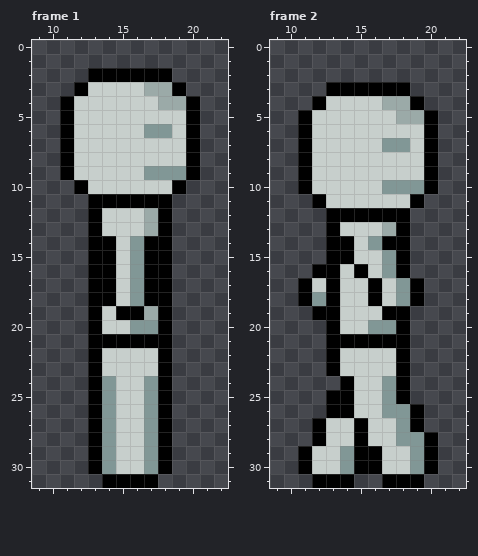
Edited in one commit: pixel-art file (ProjectAssets/Character/Aseprite/Skeleton/Skeleton_Walk_Horizontal.aseprite). Above, as it was before the edit.
32x32 pixels, 2 frames. Shown: frame 1: x 9..22, y 0..31; frame 2: x 9..22, y 0..31.
And afterwards:
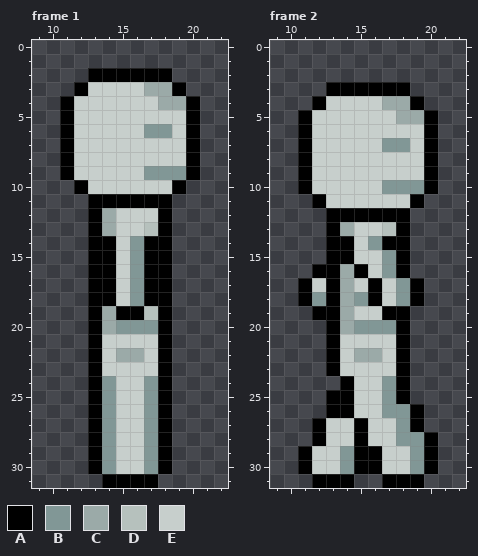
Palette (. is transparent): A #000000  B #819796  C #9baaa8  D #b6c1bd  E #c7cfcc
The exact change:
Frame 1, layers "Right Leg", "Body":
The author changed colour E to colour B in row 20 at x 15.
The author changed colour E to colour C in rows 12 to 13 at x 14; in rows 19 to 20 at x 14; in row 22 at x 15 to 16.
The author changed colour C to colour D in row 13 at x 17; in row 19 at x 17.
The author changed colour A to colour E in row 21 at x 14 to 17.
The author changed colour C to colour E in row 12 at x 17.
Frame 2, layers "Right Leg", "Body":
The author changed colour E to colour B in row 18 at x 15; in row 20 at x 15.
The author changed colour E to colour C in row 13 at x 14; in rows 16 to 20 at x 14; in row 22 at x 15 to 16.
The author changed colour C to colour D in row 13 at x 17.
The author changed colour A to colour E in row 21 at x 14 to 17.
Pixel boxes of the changes (left, top, right, bottom) in both pictures:
changed: (102, 208, 158, 236)
changed: (102, 306, 158, 362)
changed: (340, 222, 396, 362)
